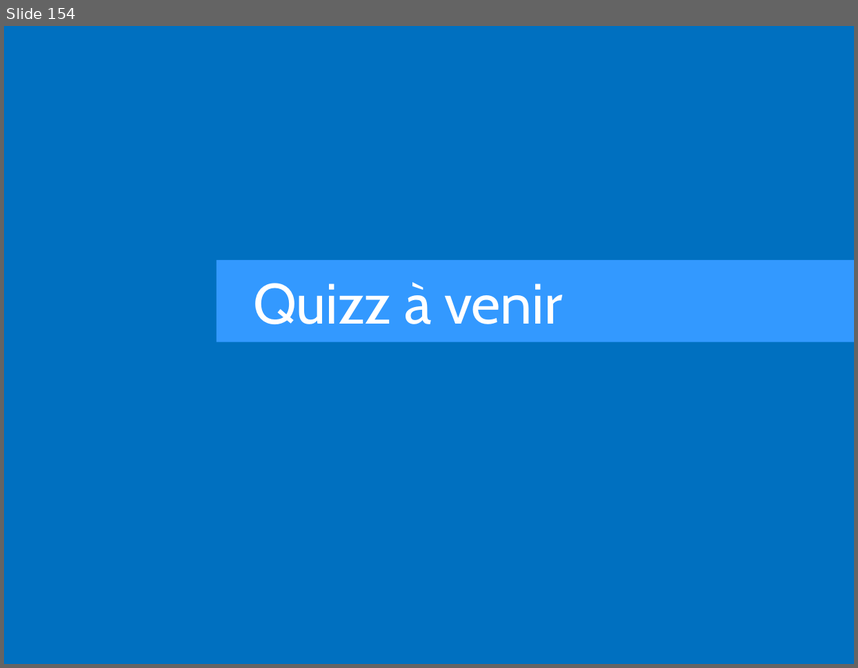
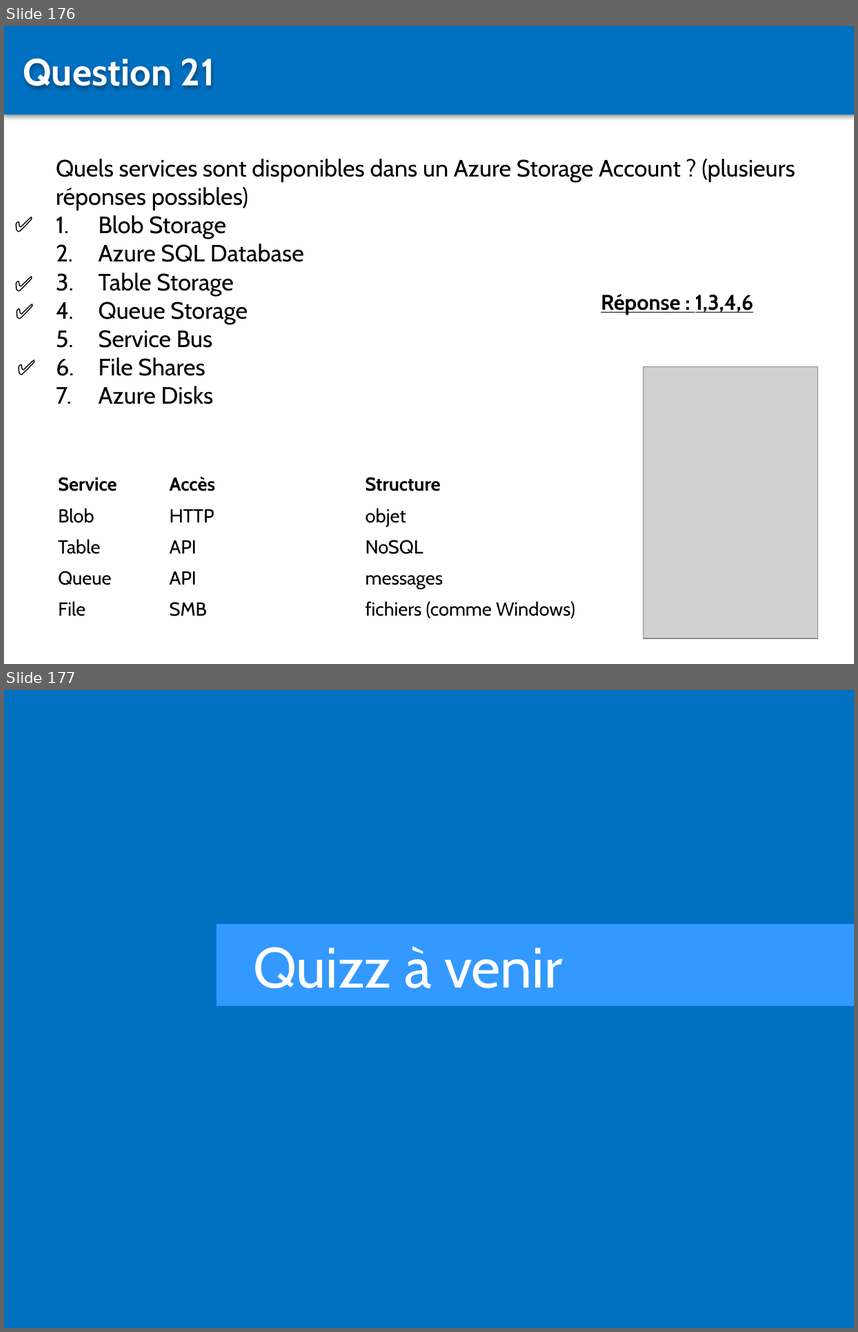
Before and after one commit to Sybaris-Classroom/az-204, a slide deck: Quiz/Quiz.pptx. Shown one above the other, each under a label of ours: slide 154 before the commit, slides 176 and 177 after it. The pictures are 858x668 and 858x1332 pixels, drawn with LibreOffice and Linux fonts; fonts in the diff are those of the drawing; grey boxes stand for pictures. Boxes give left, top, right and bottom in pixels: in the first picture for what was removed or moved away, otherwise in the second. Text is boxed around its words. In the diff, an @@ line names an element or a change of style, - is before the commit and + after.

```diff
--- a/Quiz/Quiz.pptx
+++ b/Quiz/Quiz.pptx
@@ slide 176 added at [4, 26, 854, 664], background #FFFFFF @@
@@ rectangle added at [4, 26, 854, 114], fill #0070C0 @@
@@ text added at [23, 58, 214, 88], 32 pt, text #FFFFFF, bold @@
+Question 21
@@ text added at [56, 158, 795, 404], 20 pt, text #000000 @@
+Quels services sont disponibles dans un Azure Storage Account ? (plusieurs réponses possibles)
+1. Blob Storage
+2. Azure SQL Database
+3. Table Storage
+4. Queue Storage
+5. Service Bus
+6. File Shares
+7. Azure Disks
@@ text added at [7, 206, 59, 240], 18 pt, text #000000, bold @@
+✅
@@ text added at [7, 265, 59, 300], 18 pt, text #000000, bold @@
+✅
@@ text added at [7, 293, 59, 327], 18 pt, text #000000, bold @@
+✅
@@ text added at [601, 294, 754, 314], 18 pt, text #000000, bold, underline @@
+Réponse : 1,3,4,6
@@ text added at [9, 349, 61, 383], 18 pt, text #000000, bold @@
+✅
@@ picture added at [643, 367, 818, 638] @@
@@ table added at [50, 469, 682, 624], 5 rows, 3 columns @@
+Service | Accès | Structure
+Blob | HTTP | objet
+Table | API | NoSQL
+Queue | API | messages
+File | SMB | fichiers (comme Windows)
@@ what was slide 154 is now slide 177 @@
```
Also in this commit, not shown: 22 other slides added, 8 other files.
